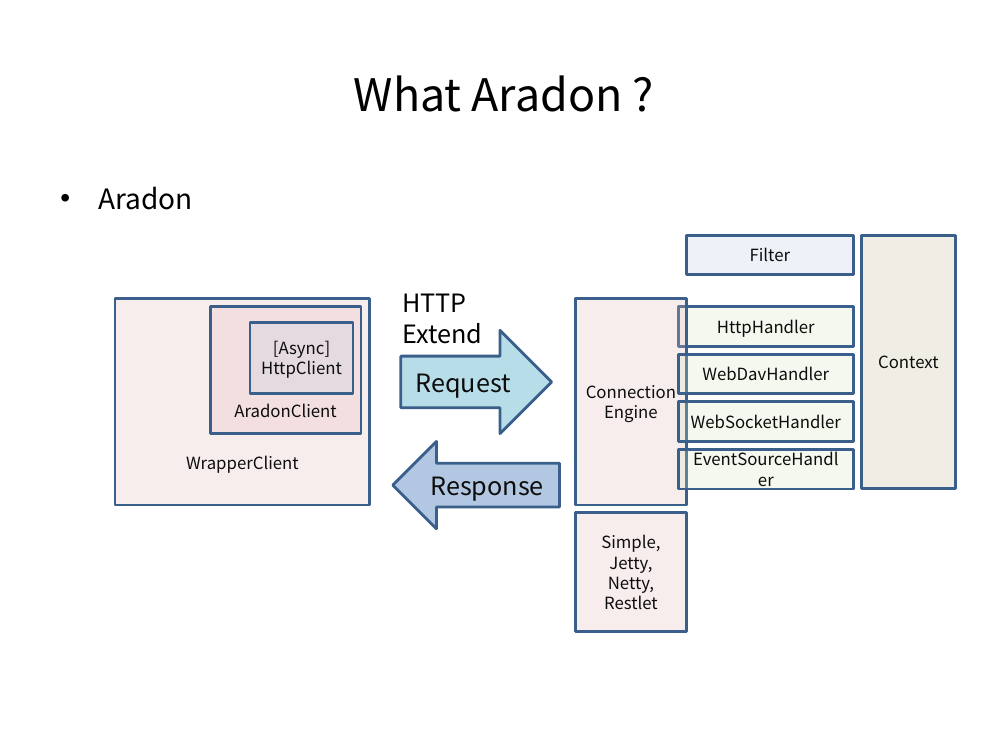
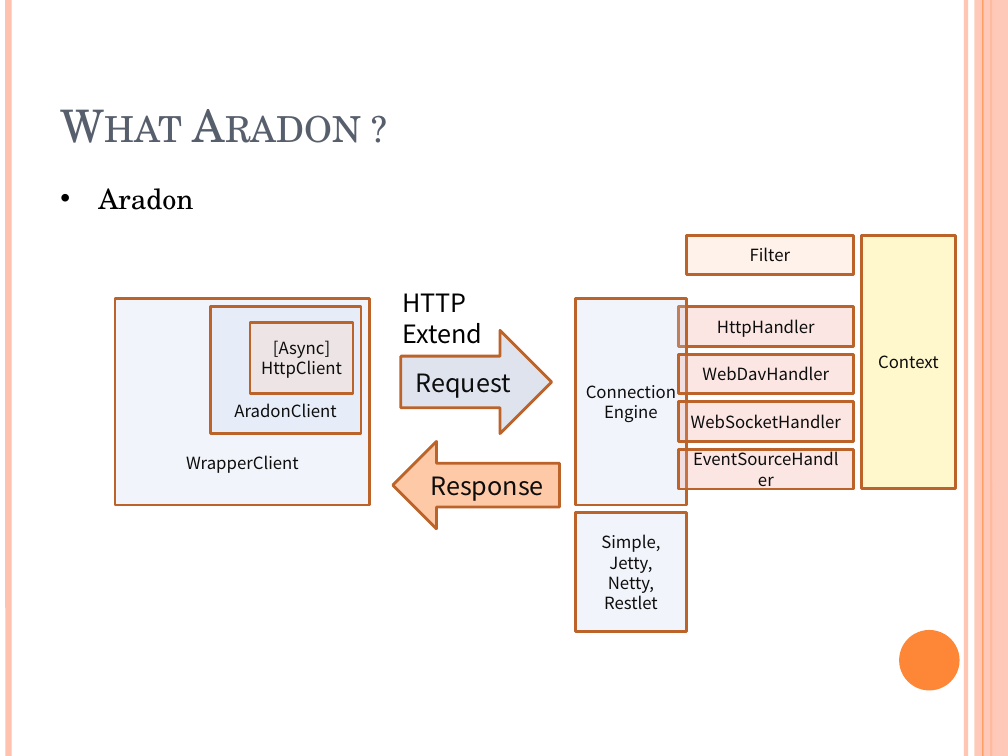
Before and after one commit to bleujin/aradon, a slide deck: slide 8 of resource/docs/ServicePlatformAradon.pptx (slide 7 before the commit). Drawn at 1008x756 pixels with LibreOffice and Linux fonts; fonts in the diff are those of the drawing. Boxes give left, top, right and bottom in pixels: in the first picture for what was removed or moved away, otherwise in the second. Text is boxed around its words. In the diff, an @@ line names an element or a change of style, - is before the commit and + after.

```diff
--- a/resource/docs/ServicePlatformAradon.pptx
+++ b/resource/docs/ServicePlatformAradon.pptx
@@ line added from (8, 0) to (8, 756), #FEC3AE 4.5 pt @@
@@ line added from (966, 0) to (966, 756), #FEC3AE 3 pt @@
@@ rectangle added at [975, 0, 1008, 756], fill #FEC3AE at 87% opacity @@
@@ line added from (983, 0) to (983, 756), #FE8637 0.75 pt @@
@@ line added from (991, 0) to (991, 756), #FE8637 1.5 pt @@
@@ title "What Aradon ?" at [98, 188, 193, 210]: font Noto Sans CJK KR to TeX Gyre Schola, text colour #000000 to #575F6D, small capitals on; alignment centre to left; vertical alignment middle to bottom @@
@@ text "Aradon" at [50, 176, 958, 675]: font Noto Sans CJK KR to TeX Gyre Schola @@
@@ rectangle "Filter" at [686, 235, 853, 274]: fill #B9CDE5 at 25% opacity to #FFCFAF at 25% opacity; outline #3A5F8C 2 pt to #BC6329 2 pt @@
@@ rectangle "Context" at [861, 235, 956, 488]: fill #C4BD97 at 25% opacity to #FFE636 at 25% opacity; outline #3A5F8C 2 pt to #BC6329 2 pt @@
@@ fill #E6B9B8 at 25% opacity to #C8D6F0 at 25% opacity; outline #3A5F8C 2 pt to #BC6329 2 pt in 4 elements at [576, 298, 686, 505], [576, 513, 686, 632], [115, 298, 370, 505], [211, 306, 362, 433] @@
@@ rectangle "[Async] HttpClient" at [250, 323, 353, 394]: fill #B9CDE5 at 25% opacity to #FFCFAF at 25% opacity; outline #3A5F8C 2 pt to #BC6329 2 pt @@
@@ right arrow "Request" at [401, 331, 552, 433]: fill #B7DEE8 to #DFE3EE; outline #3A5F8C 2 pt to #BC6329 2 pt @@
@@ left arrow "Response" at [393, 442, 559, 529]: fill #4F81BD at 44% opacity to #FE8637 at 44% opacity; outline #3A5F8C 2 pt to #BC6329 2 pt @@
@@ fill #D7E4BD at 25% opacity to #F19E91 at 25% opacity; outline #3A5F8C 2 pt to #BC6329 2 pt in 4 elements at [678, 306, 853, 346], [678, 354, 853, 393], [678, 402, 853, 442], [678, 450, 853, 489] @@
@@ ellipse added at [899, 630, 960, 690], fill #FE8637 @@
```
Also in this commit, not shown: 7 other slides changed, 1 slide added, 1 other file.
